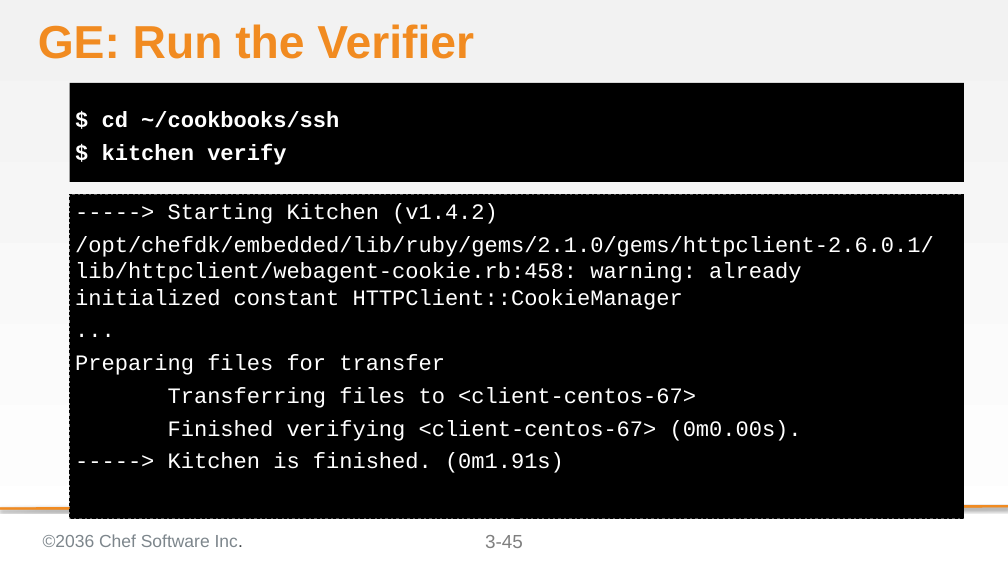
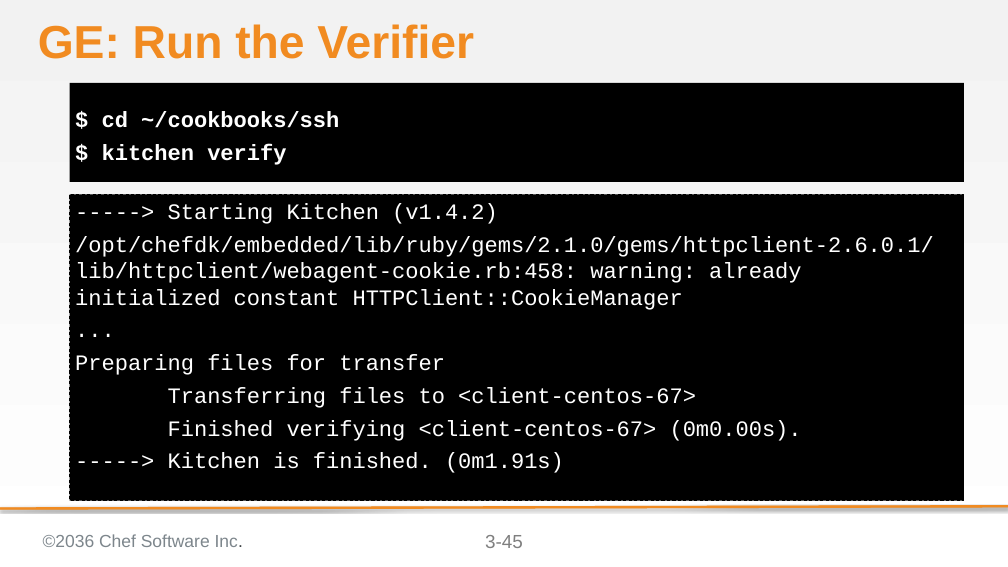
Before and after one commit to bchamby/chef-compliance-installation-configuration-operation, a slide deck: slide 45 of 03-initial-configuration-scans.pptx. Drawn at 1008x567 pixels with LibreOffice and Linux fonts; fonts in the diff are those of the drawing; background and template pictures are left out. Boxes give left, top, right and bottom in pixels: in the first picture for what was removed or moved away, otherwise in the second. Text is boxed around its words. In the diff, an @@ line names an element or a change of style, - is before the commit and + after.

```diff
--- a/03-initial-configuration-scans.pptx
+++ b/03-initial-configuration-scans.pptx
@@ text "-----> Starting Kitchen (v1.4.2)": place and size @@
-text "-----> Starting Kitchen (v1.4.2)" at [70,194,964,519]
+text "-----> Starting Kitchen (v1.4.2)" at [70,194,964,501]
```
Also in this commit, not shown: 4 other slides changed.
